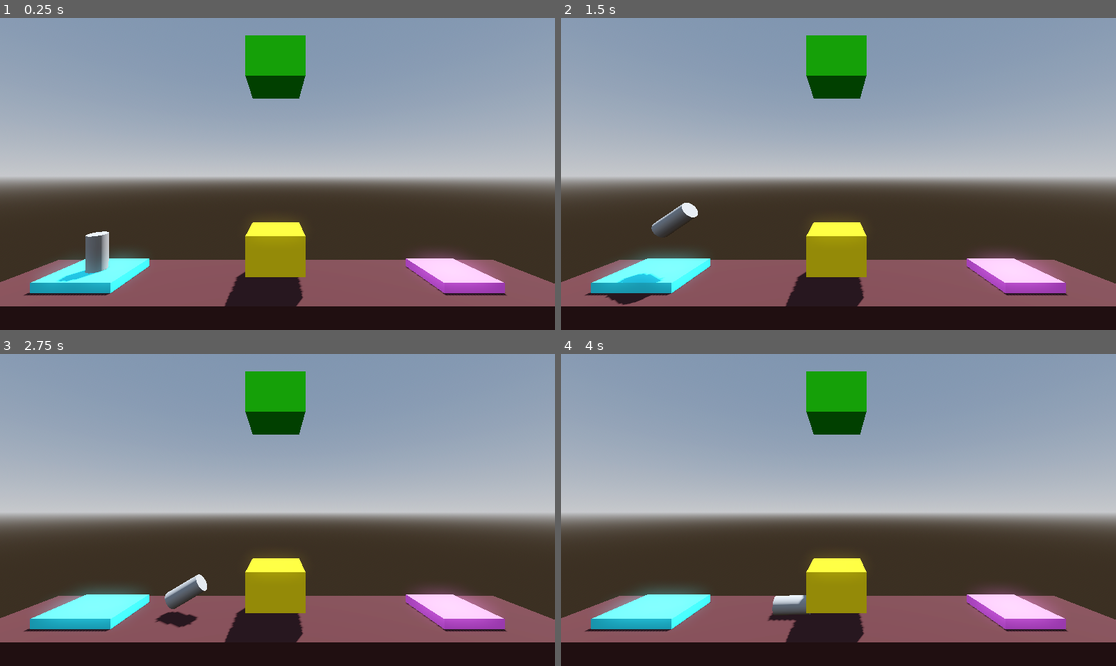
Above: before the commit, frames 1-4 (two rows, left to right).
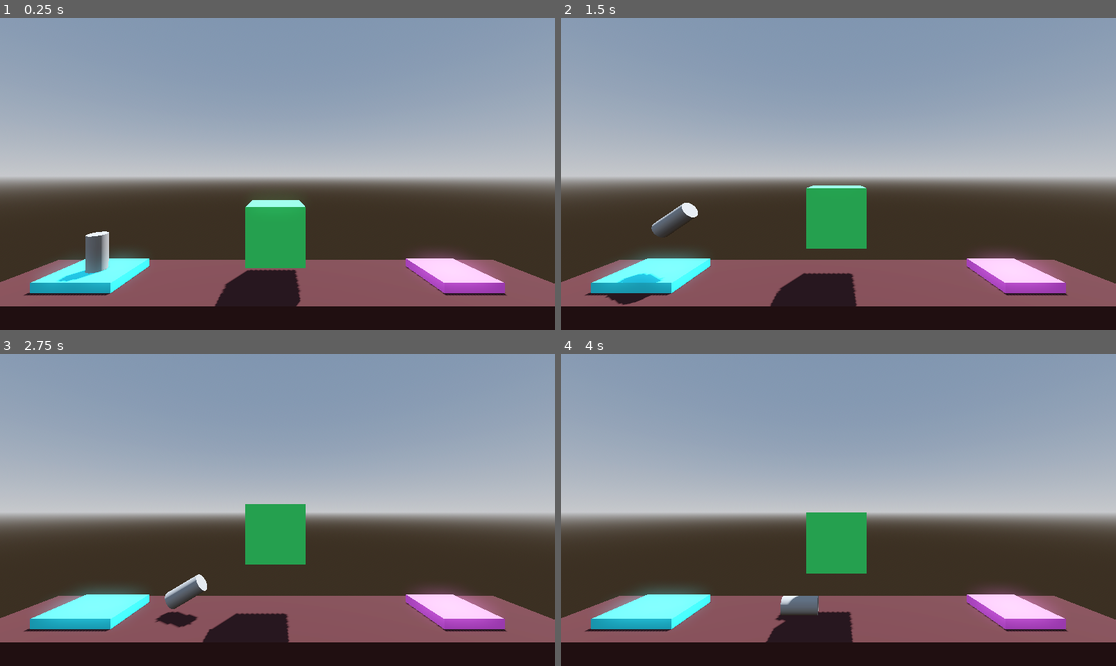
Above: after the commit, the same moments.

Repository: GRspot/ProjectBoost
Game: Godot game, scene res://level_4.tscn
The game is run twice, just before and just after one commit, with the same random seed, the same clock (stepped at 60 frames per second) and the same inputs. This scene is started directly instead of the project's main scene.
Inputs:
- Up to frame 1 (0.25 s): no input
- Up to frame 2 (1.5 s): hold Right (Rotate_right) 0.53-1.28 s; hold Space (Boost) 0.53-1.28 s; hold A (Rotate_left) from 1.28 s (still down); tap Space (Boost) at 1.35 s
- Up to frame 3 (2.75 s): release A (Rotate_left) at 2.03 s; hold Right (Rotate_right) from 2.03 s (still down); hold Space (Boost) from 2.03 s (still down)
- Up to frame 4 (4 s): release Space (Boost) at 2.78 s; tap Space (Boost) at 2.85 s; release Right (Rotate_right) at 3.53 s; hold A (Rotate_left) from 3.53 s (still down); hold Space (Boost) from 3.53 s (still down)

The runs differ from the first frame. In frame 1, 5.0% of the frame differs, in the area x 38-56%, y 5-93%; in frame 2, 5.6%; in frame 3, 6.4%, in the area x 36-56%, y 5-93%; in frame 4, 6.2%.

Commit message:
Moving Hazard is added

Diff:
--- a/level_3.tscn
+++ b/level_3.tscn
@@ -70,7 +70,7 @@
 size = Vector3(3, 1, 3)
 material = SubResource("StandardMaterial3D_jtl2s")
 script = ExtResource("1_2fup3")
-file_path = "res://level.tscn"
+file_path = "res://level_4.tscn"
 
 [node name="Camera3D" type="Camera3D" parent="."]
 transform = Transform3D(1, 0, 0, 0, 0.999945, -0.0104718, 0, 0.0104718, 0.999945, 0.103, 5.778, 11.59)
--- a/level_4.tscn
+++ b/level_4.tscn
@@ -1,7 +1,8 @@
-[gd_scene load_steps=11 format=3 uid="uid://jmolqv407y2m"]
+[gd_scene load_steps=10 format=3 uid="uid://jmolqv407y2m"]
 
 [ext_resource type="Script" path="res://Landing pad.gd" id="1_28fwy"]
 [ext_resource type="PackedScene" uid="uid://cf4rnh76i4xod" path="res://player.tscn" id="2_dqptt"]
+[ext_resource type="PackedScene" uid="uid://cg10vyvak1sfm" path="res://moving_hazard.tscn" id="3_xrlaa"]
 
 [sub_resource type="ProceduralSkyMaterial" id="ProceduralSkyMaterial_5edhu"]
 sky_horizon_color = Color(0.64625, 0.65575, 0.67075, 1)
@@ -18,12 +19,6 @@
 
 [sub_resource type="StandardMaterial3D" id="StandardMaterial3D_d7oli"]
 albedo_color = Color(0.262745, 0.121569, 0.12549, 1)
-
-[sub_resource type="StandardMaterial3D" id="StandardMaterial3D_tg5li"]
-albedo_color = Color(0.980392, 0.866667, 0, 1)
-
-[sub_resource type="StandardMaterial3D" id="StandardMaterial3D_45cja"]
-albedo_color = Color(0.192157, 1, 0, 1)
 
 [sub_resource type="StandardMaterial3D" id="StandardMaterial3D_s1gpn"]
 albedo_color = Color(0.207843, 0.921569, 1, 1)
@@ -46,18 +41,6 @@
 size = Vector3(30, 8, 5)
 material = SubResource("StandardMaterial3D_d7oli")
 
-[node name="obstacle" type="CSGBox3D" parent="." groups=["Hazard"]]
-transform = Transform3D(1, 0, 0, 0, 1, 0, 0, 0, 1, 0, 1.79163, 0)
-use_collision = true
-size = Vector3(3, 2, 3)
-material = SubResource("StandardMaterial3D_tg5li")
-
-[node name="obstacle2" type="CSGBox3D" parent="." groups=["Hazard"]]
-transform = Transform3D(1, 0, 0, 0, 1, 0, 0, 0, 1, 0, 11.7971, 0)
-use_collision = true
-size = Vector3(3, 2, 3)
-material = SubResource("StandardMaterial3D_45cja")
-
 [node name="LaunchPad" type="CSGBox3D" parent="."]
 transform = Transform3D(1, 0, 0, 0, 1, 0, 0, 0, 1, -10.134, 0, 0)
 use_collision = true
@@ -78,3 +61,7 @@
 
 [node name="Player" parent="." instance=ExtResource("2_dqptt")]
 transform = Transform3D(1, 0, 0, 0, 1, 0, 0, 0, 1, -10.1285, 1.29605, 0)
+
+[node name="MovingHazard" parent="." instance=ExtResource("3_xrlaa")]
+desstination = Vector3(0, 2, 0)
+duration = 3.0
--- a/moving_hazard.gd
+++ b/moving_hazard.gd
@@ -4,7 +4,11 @@
 @export var duration: float = 1.0
 # Called when the node enters the scene tree for the first time.
 func _ready() -> void:
-	pass # Replace with function body.
+	var tween = create_tween()
+	tween.set_loops()
+	tween.set_trans(Tween.TRANS_SINE)
+	tween.tween_property(self, "global_position", global_position + desstination, duration)
+	tween.tween_property(self, "global_position", global_position, duration)
 
 
 # Called every frame. 'delta' is the elapsed time since the previous frame.
--- a/moving_hazard.tscn
+++ b/moving_hazard.tscn
@@ -11,7 +11,7 @@
 [sub_resource type="ConvexPolygonShape3D" id="ConvexPolygonShape3D_q3hcp"]
 points = PackedVector3Array(-1.5, -1.49971, -1.49971, 1.5, 1.49978, 1.49978, 1.5, -1.49978, 1.49978, 1.5, 1.49978, -1.49978, -1.5, 1.49971, 1.49971, 1.5, -1.49978, -1.49978, -1.5, -1.49971, 1.49971, -1.5, 1.49971, -1.49971)
 
-[node name="MovingHazard" type="AnimatableBody3D"]
+[node name="MovingHazard" type="AnimatableBody3D" groups=["Hazard"]]
 script = ExtResource("1_xr11e")
 
 [node name="MeshInstance3D" type="MeshInstance3D" parent="."]
